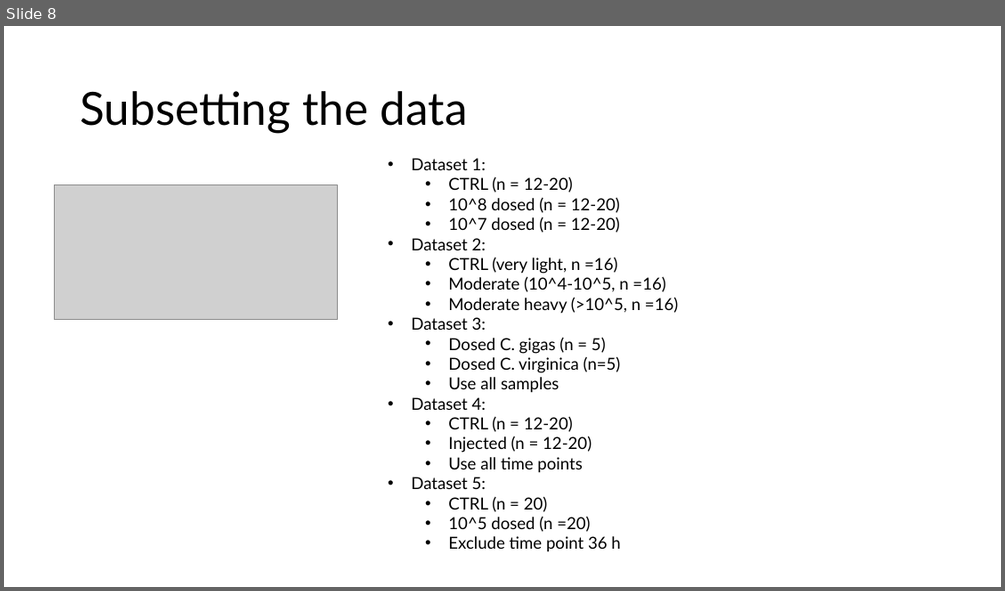
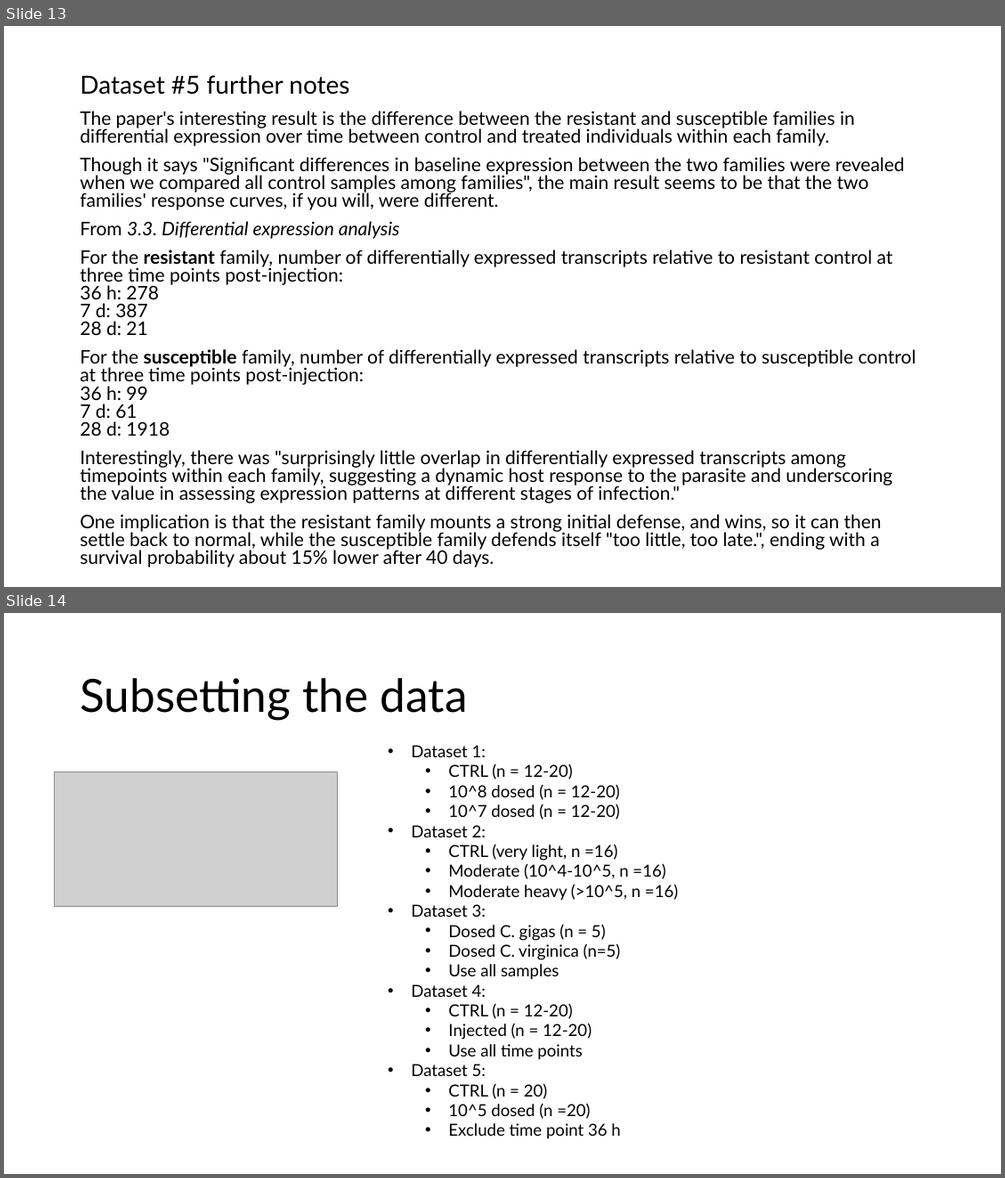
Before and after one commit to Resilience-Biomarkers-for-Aquaculture/Cvirg_Pmarinus_RNAseq, a slide deck: analysis_ideas.pptx. Shown one above the other, each under a label of ours: slide 8 before the commit, slides 13 and 14 after it. The pictures are 1005x591 and 1005x1178 pixels, drawn with LibreOffice and Linux fonts; fonts in the diff are those of the drawing; grey boxes stand for pictures. Boxes give left, top, right and bottom in pixels: in the first picture for what was removed or moved away, otherwise in the second. Text is boxed around its words. In the diff, an @@ line names an element or a change of style, - is before the commit and + after.

```diff
--- a/analysis_ideas.pptx
+++ b/analysis_ideas.pptx
@@ slide 13 added at [4, 26, 1001, 587], background #FFFFFF @@
@@ title added at [80, 75, 349, 95], 24 pt, text #000000 @@
+Dataset #5 further notes
@@ text added at [80, 111, 916, 567], 18 pt, text #000000 @@
+The paper's interesting result is the difference between the resistant and susceptible families in differential expression over time between control and treated individuals within each family.
+Though it says "Significant differences in baseline expression between the two families were revealed when we compared all control samples among families", the main result seems to be that the two families' response curves, if you will, were different.
+From 3.3. Differential expression analysis
+For the resistant family, number of differentially expressed transcripts relative to resistant control at three time points post-injection:
+36 h: 278
+7 d: 387
+28 d: 21
+For the susceptible family, number of differentially expressed transcripts relative to susceptible control at three time points post-injection:
+36 h: 99
+7 d: 61
+28 d: 1918
+Interestingly, there was "surprisingly little overlap in differentially expressed transcripts among timepoints within each family, suggesting a dynamic host response to the parasite and underscoring the value in assessing expression patterns at different stages of infection."
+One implication is that the resistant family mounts a strong initial defense, and wins, so it can then settle back to normal, while the susceptible family defends itself "too little, too late.", ending with a survival probability about 15% lower after 40 days.
@@ what was slide 8 is now slide 14 @@
```
Also in this commit, not shown: 5 other slides added.
